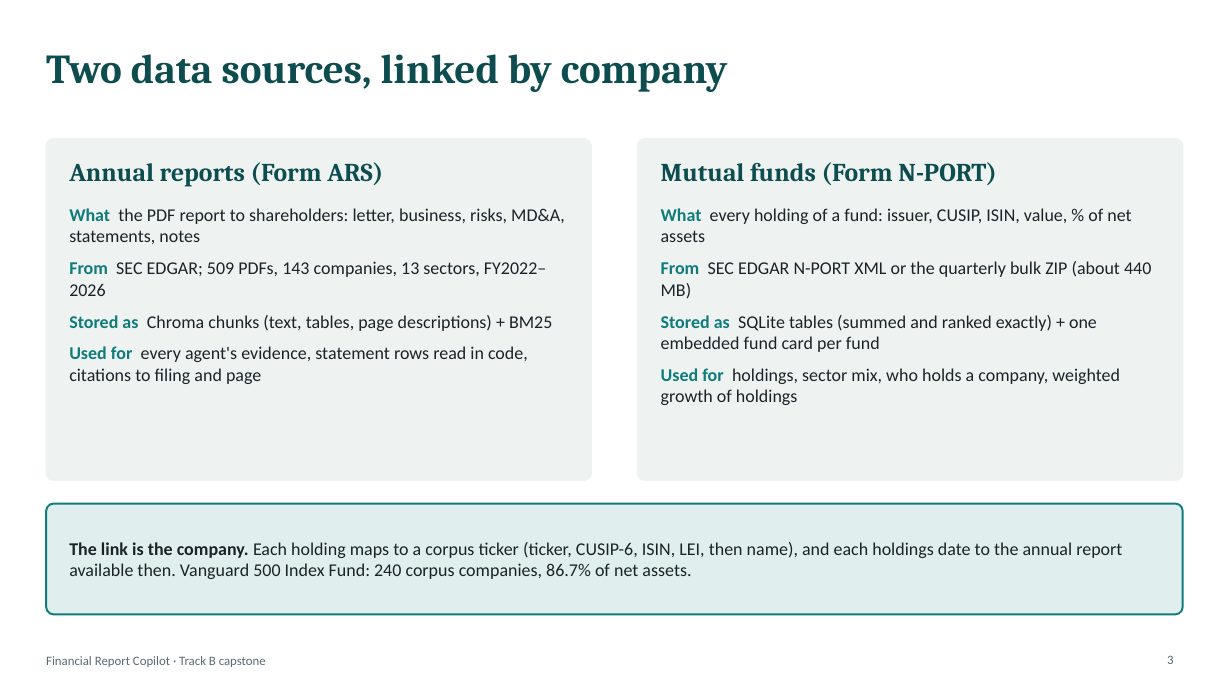
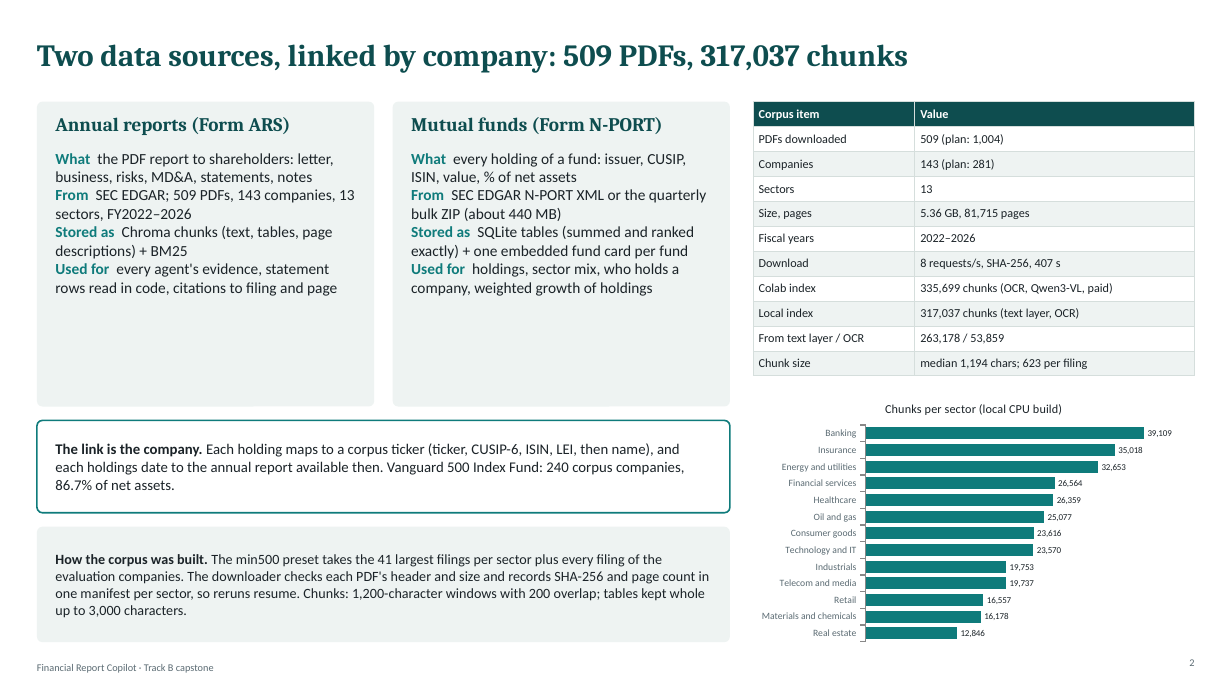
Before and after one commit to rama159065/Capstone, a slide deck: slide 2 of Financial_Report_Copilot_Technical_Deck.pptx (slide 3 before the commit). Drawn at 1232x693 pixels with LibreOffice and Linux fonts; fonts in the diff are those of the drawing. Boxes give left, top, right and bottom in pixels: in the first picture for what was removed or moved away, otherwise in the second. Text is boxed around its words. In the diff, an @@ line names an element or a change of style, - is before the commit and + after.

```diff
--- a/Financial_Report_Copilot_Technical_Deck.pptx
+++ b/Financial_Report_Copilot_Technical_Deck.pptx
@@ text at box(37, 44, 908, 73): text changed; size 32 to 24 pt @@
-Two data sources, linked by company
+Two data sources, linked by company: 509 PDFs, 317,037 chunks
@@ rounded rectangle added at box(37, 102, 374, 407), fill #EEF3F2 @@
@@ text at box(55, 117, 291, 135): paragraph added @@
+Annual reports (Form ARS)
@@ text "Annual reports (Form ARS)": place and size @@
-text "Annual reports (Form ARS)" at box(69, 208, 565, 384)
+text "Annual reports (Form ARS)" at box(55, 117, 355, 296)
@@ rounded rectangle added at box(393, 102, 730, 407), fill #EEF3F2 @@
@@ text at box(411, 117, 663, 134): paragraph added @@
+Mutual funds (Form N-PORT)
@@ text "Mutual funds (Form N-PORT)": place and size @@
-text "Mutual funds (Form N-PORT)" at box(661, 208, 1151, 405)
+text "Mutual funds (Form N-PORT)" at box(411, 117, 706, 296)
@@ table added at box(753, 102, 1195, 376), 11 rows, 2 columns @@
+Corpus item | Value
+PDFs downloaded | 509 (plan: 1,004)
+Companies | 143 (plan: 281)
+Sectors | 13
+Size, pages | 5.36 GB, 81,715 pages
+Fiscal years | 2022–2026
+Download | 8 requests/s, SHA-256, 407 s
+Colab index | 335,699 chunks (OCR, Qwen3-VL, paid)
+Local index | 317,037 chunks (text layer, OCR)
+From text layer / OCR | 263,178 / 53,859
+Chunk size | median 1,194 chars; 623 per filing
@@ rounded rectangle removed at box(46, 139, 592, 481) @@
@@ rounded rectangle removed at box(638, 139, 1183, 481) @@
@@ text at box(55, 153, 355, 296): size 14 to 12 pt; less space between paragraphs @@
@@ text removed at box(69, 162, 383, 186) @@
-Annual reports (Form ARS)
@@ text at box(411, 153, 706, 296): size 14 to 12 pt; less space between paragraphs @@
@@ text removed at box(661, 162, 997, 185) @@
-Mutual funds (Form N-PORT)
@@ bar chart added at box(753, 388, 1195, 647) @@
+title "Chunks per sector (local CPU build)"
+categories: Real estate, Materials and chemicals, Retail, Telecom and media, Industrials, Technology and IT, Consumer goods, Oil and gas, Healthcare, Financial services, Energy and utilities, Insurance, Banking
+Series 1: 12846, 16178, 16557, 19737, 19753, 23570, 23616, 25077, 26359, 26564, 32653, 35018, 39109
@@ rounded rectangle added at box(37, 421, 730, 513), fill #FFFFFF, outline #0F7B7B 1.25 pt @@
@@ text "The link is the company. ...": place and size @@
-text "The link is the company. ..." at box(69, 542, 1122, 579)
+text "The link is the company. ..." at box(55, 443, 685, 490)
@@ text "The link is the company. ..." at box(55, 443, 685, 490): size 14 to 11.5 pt @@
@@ rounded rectangle removed at box(46, 504, 1183, 615) @@
@@ rounded rectangle added at box(37, 527, 730, 642), fill #EEF3F2 @@
@@ text added at box(55, 554, 710, 618), 11 pt, text #1B2328 @@
+How the corpus was built. The min500 preset takes the 41 largest filings per sector plus every filing of the evaluation companies. The downloader checks each PDF's header and size and records SHA-256 and page count in one manifest per sector, so reruns resume. Chunks: 1,200-character windows with 200 overlap; tables kept whole up to 3,000 characters.
@@ text "Financial Report Copilot · Track ...": place and size @@
-text "Financial Report Copilot · Track ..." at box(46, 656, 266, 667)
+text "Financial Report Copilot · Track ..." at box(37, 664, 214, 673)
@@ text "Financial Report Copilot · Track ..." at box(37, 664, 214, 673): size 10 to 8 pt @@
@@ page number removed at box(1167, 655, 1173, 664) @@
-3
@@ page number added at box(1189, 659, 1194, 666), 8 pt, text #5B6B73 @@
+2
```
Also in this commit, not shown: 13 other slides changed, 1 slide added, 17 slides removed, 1 other file.
